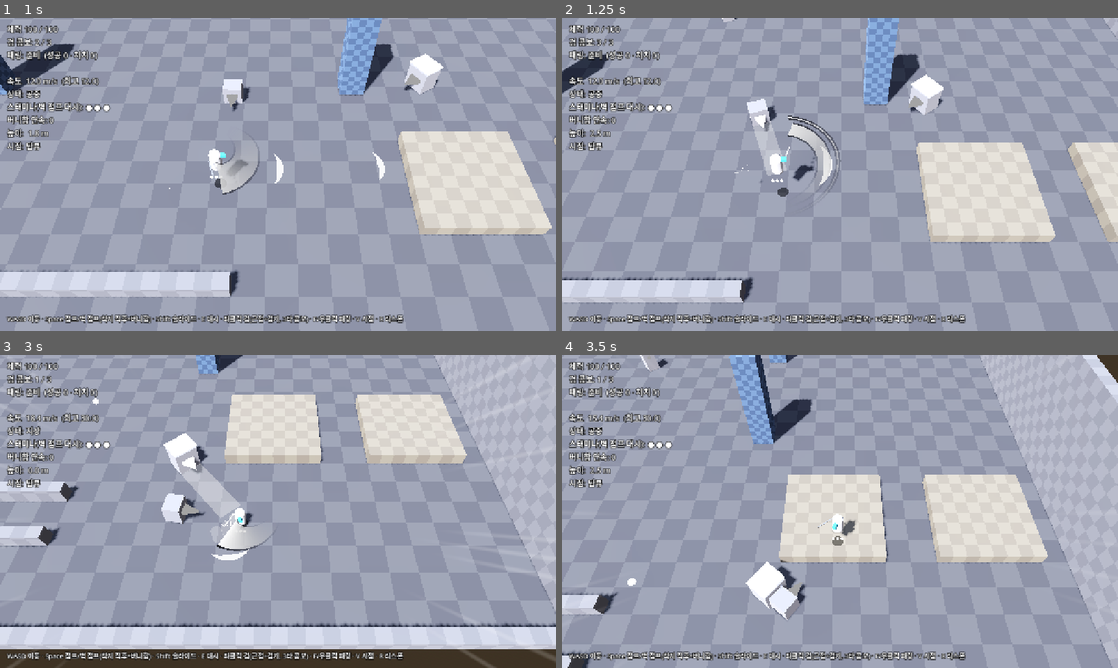
Above: before the commit, frames 1-4 (two rows, left to right).
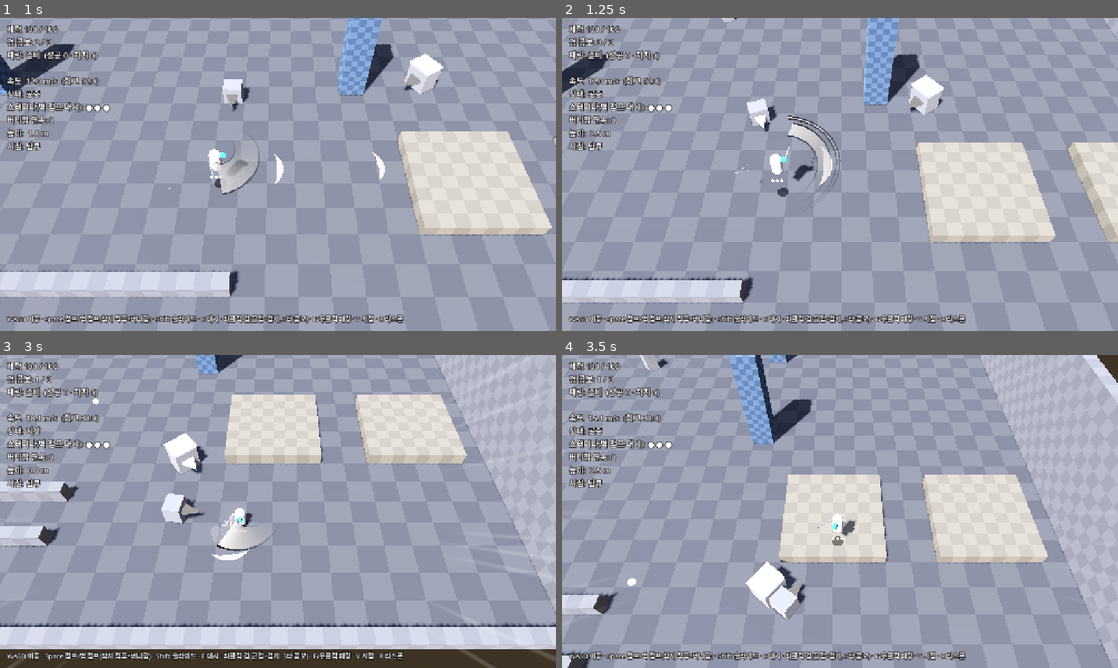
Above: after the commit, the same moments.

Repository: jh4317/newgame-project
Game: Godot game, scene res://scenes/movement_proto.tscn
Two runs of this game, one before a commit and one after it. Both use one fixed random seed, a clock stepped at 60 frames per second and the inputs below.
Inputs (mouse positions are in pixels of both pictures, inside the frame that each line leads up to):
- Up to frame 1 (1 s): tap Enter at 0.5 s; move the mouse to (400, 158) at 0.52 s; press the mouse at (400, 158) at 0.53 s; hold D (move_right) from 0.53 s (still down); tap Space (jump) at 0.77 s
- Up to frame 2 (1.25 s): keep holding D (move_right)
- Up to frame 3 (3 s): move the mouse to (166, 527) at 1.27 s; release D (move_right) at 1.28 s; release the mouse at (166, 527) at 1.28 s; hold S (move_back) 1.28-2.03 s; tap E (dash) at 1.35 s; tap Space (jump) at 1.52 s; move the mouse to (333, 442) at 2.02 s; hold D (move_right) 2.03-2.78 s; tap F (parry) at 2.1 s; move the mouse to (250, 574) at 2.77 s; hold W (move_forward) from 2.78 s (still down); tap Shift (slide) at 2.85 s; click (250, 574) at 2.92 s
- Up to frame 4 (3.5 s): keep holding W (move_forward); tap Space (jump) at 3.02 s

Frame 1 is identical in both runs. In frame 2, 0.4% of the frame differs, in the area x 34-41%, y 33-51%; in frame 3, 0.8%, in the area x 32-44%, y 34-53%; in frame 4, nothing differs.

Commit message:
Remove rusher charge lane telegraph
The charge range is no longer drawn on the floor; the windup is now
signaled only by the horn brightening (white = parryable, red = not).

Co-Authored-By: Claude Opus 5.5 <noreply@anthropic.com>

Diff:
--- a/scripts/combat/rusher_enemy.gd
+++ b/scripts/combat/rusher_enemy.gd
@@ -2,7 +2,7 @@
 ## 돌격형 적 (GDD 6.2): 플레이어를 쫓아와 예고 뒤 직선으로 돌진해 벤다.
 ## 대응: 근접 패링으로 튕겨 내 경직시키거나, 슬라이드·대시로 돌진 경로에서 빠져나간다.
 ##
-## 상태: 추격 → 예고(멈춰서 조준, 바닥에 돌진 경로 표시) → 돌진 → 후딜레이 → 추격
+## 상태: 추격 → 예고(멈춰서 조준, 뿔이 점점 밝아짐) → 돌진 → 후딜레이 → 추격
 ##   - 예고 색: 흰색 = 패링 가능, 붉은색 = 패링 불가 (GDD 3.1, 6.1)
 ##   - 패링당하면 뒤로 튕겨 나며 경직. 경직 중에는 받는 대미지가 커진다 (GDD 3.1)
 ## 등급 (GDD 6.1):
@@ -62,8 +62,6 @@
 var _body_mesh: MeshInstance3D
 var _body_mat: StandardMaterial3D
 var _horn_mat: StandardMaterial3D
-var _lane: MeshInstance3D
-var _lane_mat: StandardMaterial3D
 var _stars: Node3D
 
 
@@ -242,7 +240,6 @@
 	state = s
 	_state_time = 0.0
 	if s != State.WINDUP:
-		_lane.visible = false
 		_set_horn(Color(0.5, 0.5, 0.5), 0.3)
 
 
@@ -250,7 +247,6 @@
 	_charge_count += 1
 	_unparryable = unparryable_every > 0 and _charge_count % unparryable_every == 0
 	_set_state(State.WINDUP)
-	_lane.visible = true
 
 
 func _begin_charge() -> void:
@@ -367,20 +363,6 @@
 		band.material_override = band_mat
 		band.cast_shadow = GeometryInstance3D.SHADOW_CASTING_SETTING_OFF
 		_visual.add_child(band)
-
-	# 바닥 돌진 경로 표시: 예고 동안 앞쪽으로 길게 차오른다 (탑뷰 가독성, GDD 2·6.1)
-	_lane = MeshInstance3D.new()
-	var lm := BoxMesh.new()
-	lm.size = Vector3(_size.x, 0.02, 1.0)
-	_lane.mesh = lm
-	_lane_mat = StandardMaterial3D.new()
-	_lane_mat.shading_mode = BaseMaterial3D.SHADING_MODE_UNSHADED
-	_lane_mat.transparency = BaseMaterial3D.TRANSPARENCY_ALPHA
-	_lane_mat.emission_enabled = true
-	_lane.material_override = _lane_mat
-	_lane.cast_shadow = GeometryInstance3D.SHADOW_CASTING_SETTING_OFF
-	_lane.visible = false
-	_visual.add_child(_lane)
 
 	# 경직 표시: 머리 위를 도는 흰 점 세 개
 	_stars = Node3D.new()
@@ -410,13 +392,7 @@
 	var t := clampf(_state_time / telegraph_time, 0.0, 1.0)
 	var c := WARN_RED if _unparryable else Color(1, 1, 1)
 	_set_horn(c, lerpf(0.5, 8.0, t))
-	# 경로는 몸 기준 로컬 -Z로 뻗는다. 방향이 고정되면 몸도 그쪽을 본다
-	var length := charge_distance * lerpf(0.3, 1.0, t)
-	_lane.scale = Vector3(1.0, 1.0, length)
-	_lane.position = Vector3(0, 0.03, -length * 0.5)
-	_lane_mat.albedo_color = Color(c.r, c.g, c.b, lerpf(0.15, 0.45, t))
-	_lane_mat.emission = c
-	_lane_mat.emission_energy_multiplier = lerpf(0.5, 2.0, t)
+	# 방향이 고정되면 몸(뿔)이 돌진 방향을 정확히 가리킨다
 	if _state_time >= telegraph_time * 0.6:
 		rotation.y = atan2(-_charge_dir.x, -_charge_dir.z)
 
Not shown, changed: docs/GDD.md
